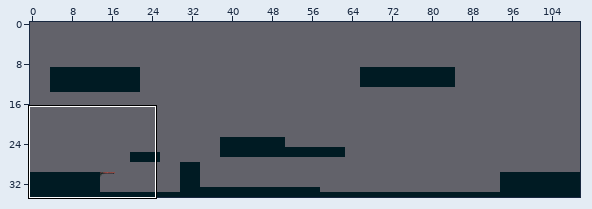
Level history. Tiled map: resource/Map1/map1.tmx. Above, an overview of the earlier version with the close-up marked.
Close-up. Earlier state:
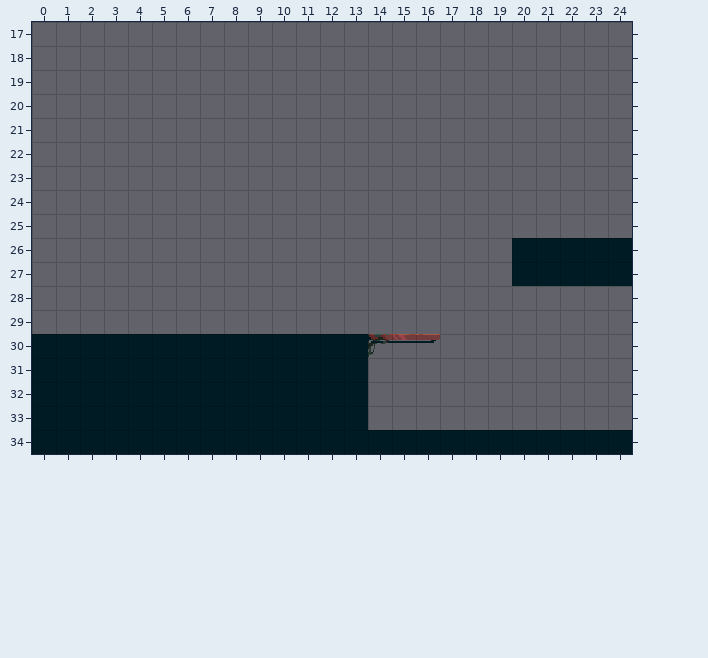
Cells are 16x16 px. Shown: x 0..24, y 17..34. The commit also changed other parts of the map, which this record leaves out.
After:
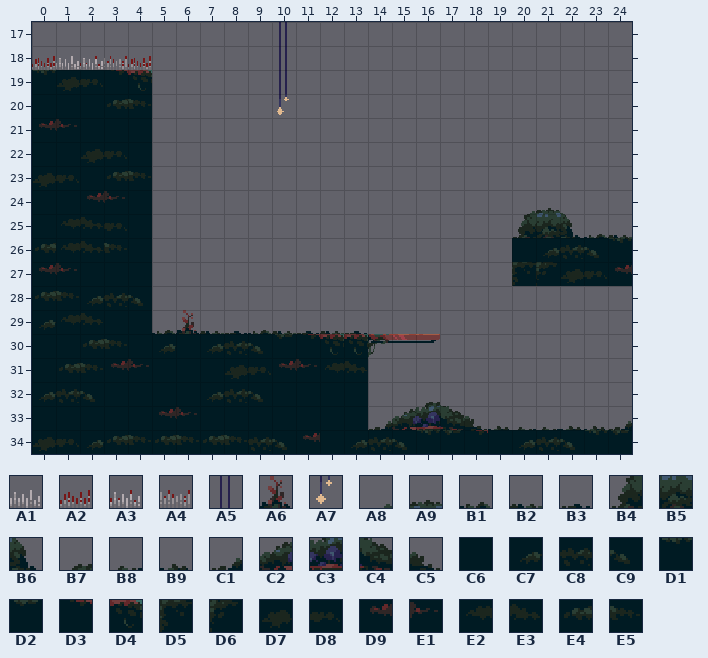
Key: from "Dungeon Tile Set": A1 212, A2 213, A3 215, A4 216; from "tileset": A5 56, A6 73, A7 74, A8 97, A9 98, B1 112, B2 113, B3 114, B4 115, B5 116, B6 117, B7 132, B8 144, B9 147, C1 148, C2 149, C3 150, C4 151, C5 152, C6 162, C7 163, C8 164, C9 165, D1 166, D2 167, D3 168, D4 169, D5 180, D6 181, D7 182, D8 183, D9 184, E1 185, E2 186, E3 187, E4 188, E5 189.
__ is an empty cell.
Tiles of an added or newly shown layer are drawn over the layers below it.
What changed:
Layer "Platform":
y 20: x 1..2 __ __ -> C6 C6
y 21: x 2..4 __ __ __ -> C6 C6 C6
y 22: x 0..1 __ __ -> C6 C6; x 4 __ -> C6
y 23: x 2 __ -> C6
y 24: x 0..1 __ __ -> C6 C6; x 4 __ -> C6
y 25: x 0 __ -> C6; x 4 __ -> C6
y 26: x 4 __ -> C6
y 27: x 2..4 __ __ __ -> C6 C6 C6
y 29: x 3..4 __ __ -> C6 C6
Layer "Trap" (added):
y 18: x 0..4 __ __ __ __ __ -> A2 A1 A3 A4 A2
Layer "Decorate" (added):
y 17..18: x 10 __ -> A5
y 19: x 0..4 __ __ __ __ __ -> D1 D7 D8 D3 D4; x 10 __ -> A5
y 20: x 0 __ -> C6; x 3..4 __ __ -> E4 E5; x 10 __ -> A7
y 21: x 0..1 __ __ -> D9 E1
y 22: x 2..3 __ __ -> D7 D8
y 23: x 0..1 __ __ -> D7 D8; x 3..4 __ __ -> E4 E5
y 24: x 2..3 __ __ -> D9 E1; x 20..21 __ __ -> A8 A9
y 25: x 1..3 __ __ __ -> E2 E3 D8; x 20..24 __ __ __ __ __ -> B4 B5 B6 B1 B2
y 26: x 0..3 __ __ __ __ -> E4 E2 E3 E5; x 21..24 __ __ __ __ -> C7 C8 C9 D1
y 27: x 0..1 __ __ -> D9 E1; x 20..24 __ __ __ __ __ -> D5 D6 D7 D8 D9
y 28: x 0..4 __ __ __ __ __ -> E4 E5 C7 C8 C9
y 29: x 0..2 __ __ __ -> C7 E2 E3; x 5..13 __ __ __ __ __ __ __ __ __ -> B1 A6 B2 B3 B1 B2 B3 B2 B3
y 30: x 2..3 __ __ -> E4 E5; x 5 __ -> C7; x 7..13 __ __ __ __ __ __ __ -> C7 C8 C9 D2 D3 D4 D4
y 31: x 1..4 __ __ __ __ -> E4 E5 D9 E1; x 8..13 __ __ __ __ __ __ -> D7 D8 D9 E1 E2 E3
y 32: x 0..2 __ __ __ -> C7 C8 C9; x 7..9 __ __ __ -> C7 C8 C9; x 16 __ -> B7
y 33: x 5..6 __ __ -> D9 E1; x 14..24 __ __ __ __ __ __ __ __ __ __ __ -> C1 C2 C3 C4 C5 B9 B8 B8 B9 B9 C1
y 34: x 0..11 __ __ __ __ __ __ __ __ __ __ __ __ -> D7 D8 C7 E4 E5 E4 E5 E4 E5 C8 C9 D9; x 13..18 __ __ __ __ __ __ -> C7 C8 C9 D1 D2 D3; x 20..24 __ __ __ __ __ -> C7 C8 C9 D1 D2
